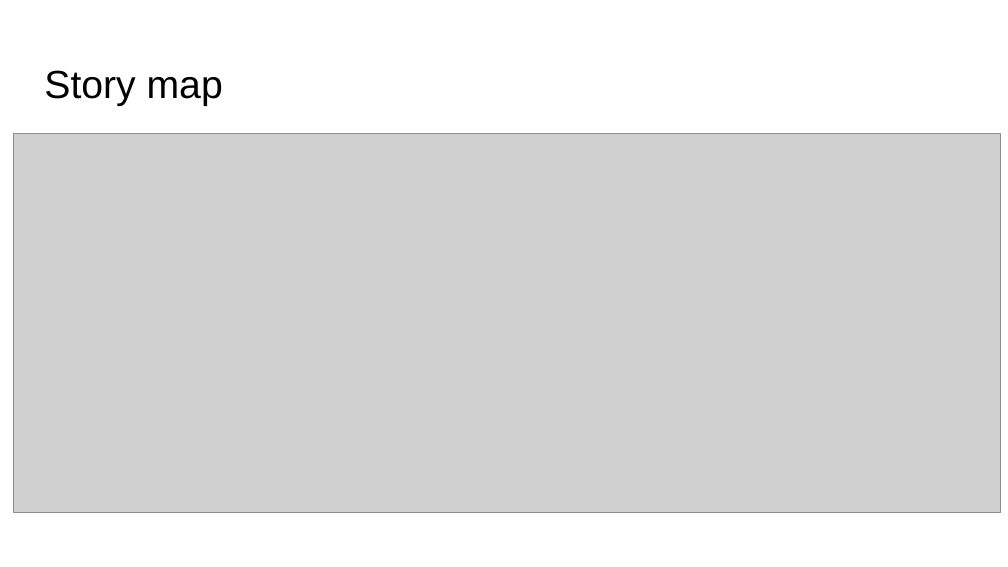
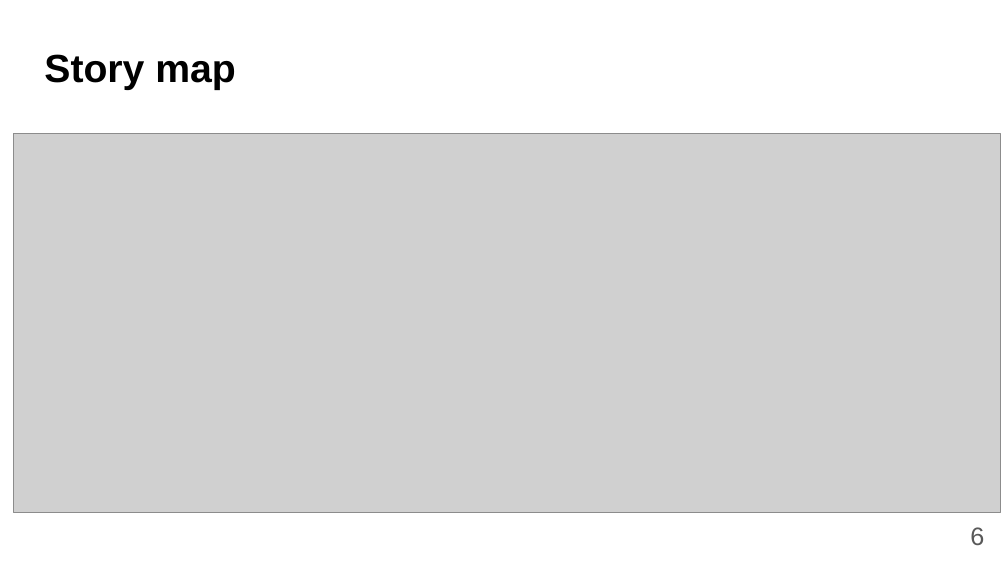
Before and after one commit to fanglores/Advanced-Software-Design, a slide deck: slide 6 of Practice Tasks/Final_Task/K8C_FinalTask1_(Task7).pptx. Drawn at 1008x567 pixels with LibreOffice and Linux fonts; fonts in the diff are those of the drawing; grey boxes stand for pictures. Boxes give left, top, right and bottom in pixels: in the first picture for what was removed or moved away, otherwise in the second. Text is boxed around its words. In the diff, an @@ line names an element or a change of style, - is before the commit and + after.

```diff
--- a/Practice Tasks/Final_Task/K8C_FinalTask1_(Task7).pptx
+++ b/Practice Tasks/Final_Task/K8C_FinalTask1_(Task7).pptx
@@ title "Story map": place and size @@
-title "Story map" at (44,70,223,106)
+title "Story map" at (44,54,235,90)
@@ title "Story map" at (44,54,235,90): bold on @@
@@ page number added at (970,527,984,545), 18 pt, text #595959 @@
+6
```
Also in this commit, not shown: 10 other slides changed, 3 slides added, 2 slides removed, 1 other file.
